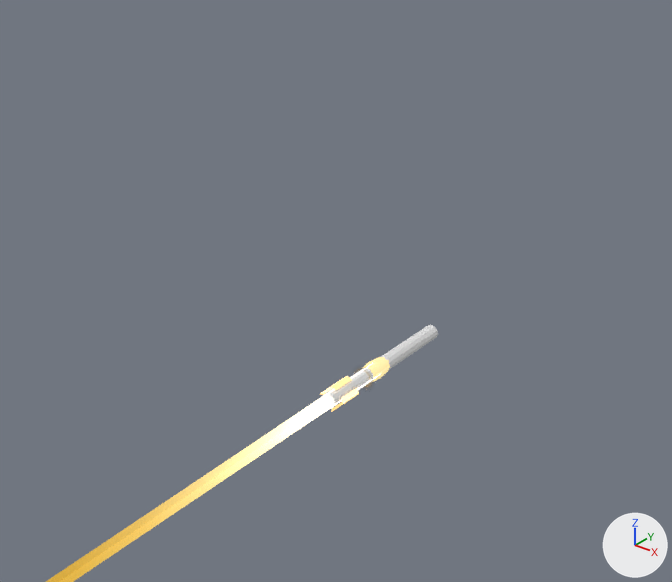
One commit to the Blender file assets/armoredcar.blend: the scene before it, then after it.
The view is the same before and after, from a 50 mm lens placed at (0.71, -0.97, 0.717), pointed at (-0.02, -0.058, 0.151). The lights are fixed; the arrows at lower right show +X, +Y and +Z. The picture after the commit comes second.

Names of what the first picture shows: 'AMMO_balle', 'COL_missile' and 1 more.
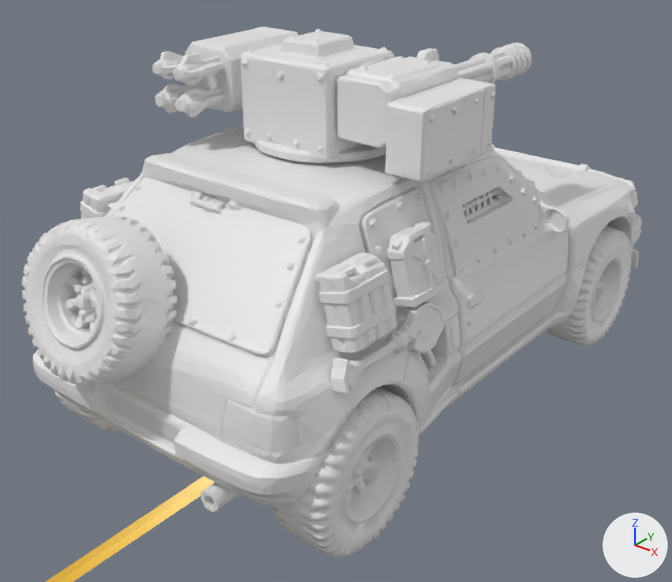
The change in detail:
Object 'armoredcar' (ob_armoredcar) is now shown.

Pixel boxes (x1, y1, x2, y2) of what changed, in the pictures (672 x 582 px):
'armoredcar', shown
    after: (22, 27, 642, 557)
